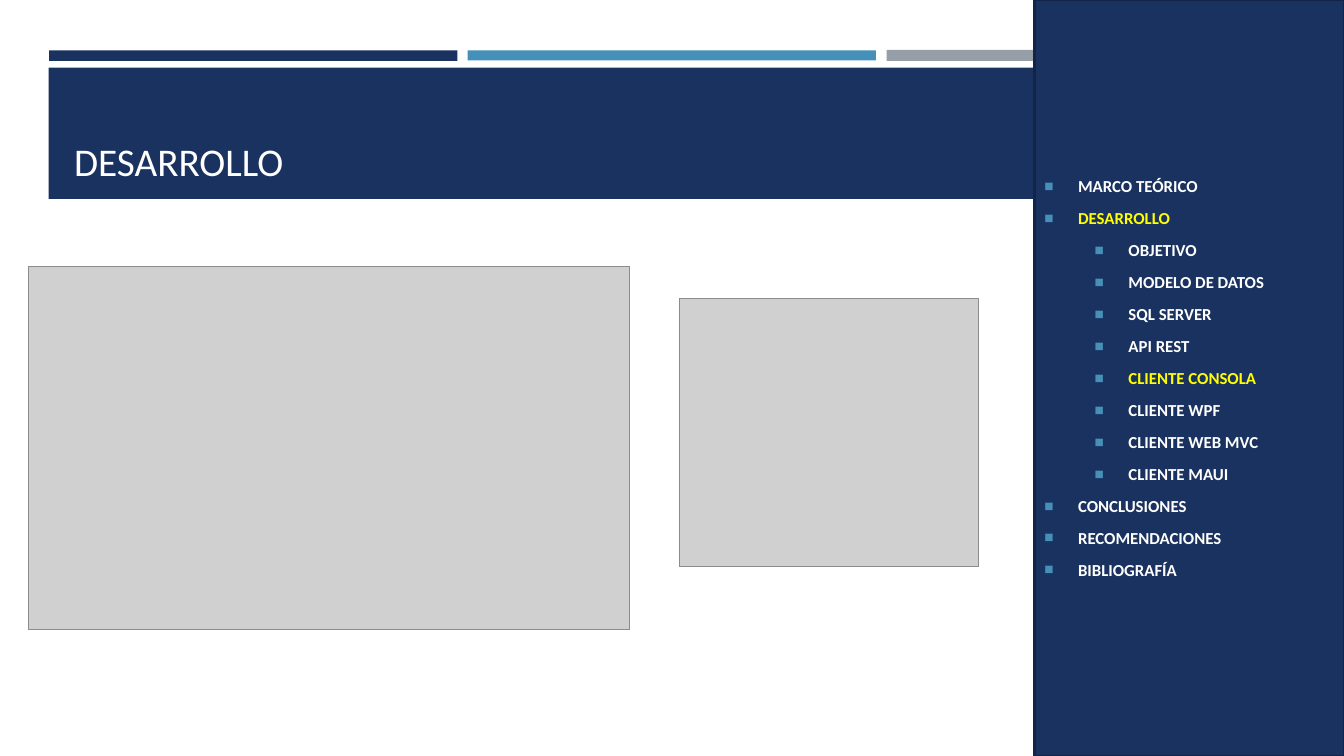
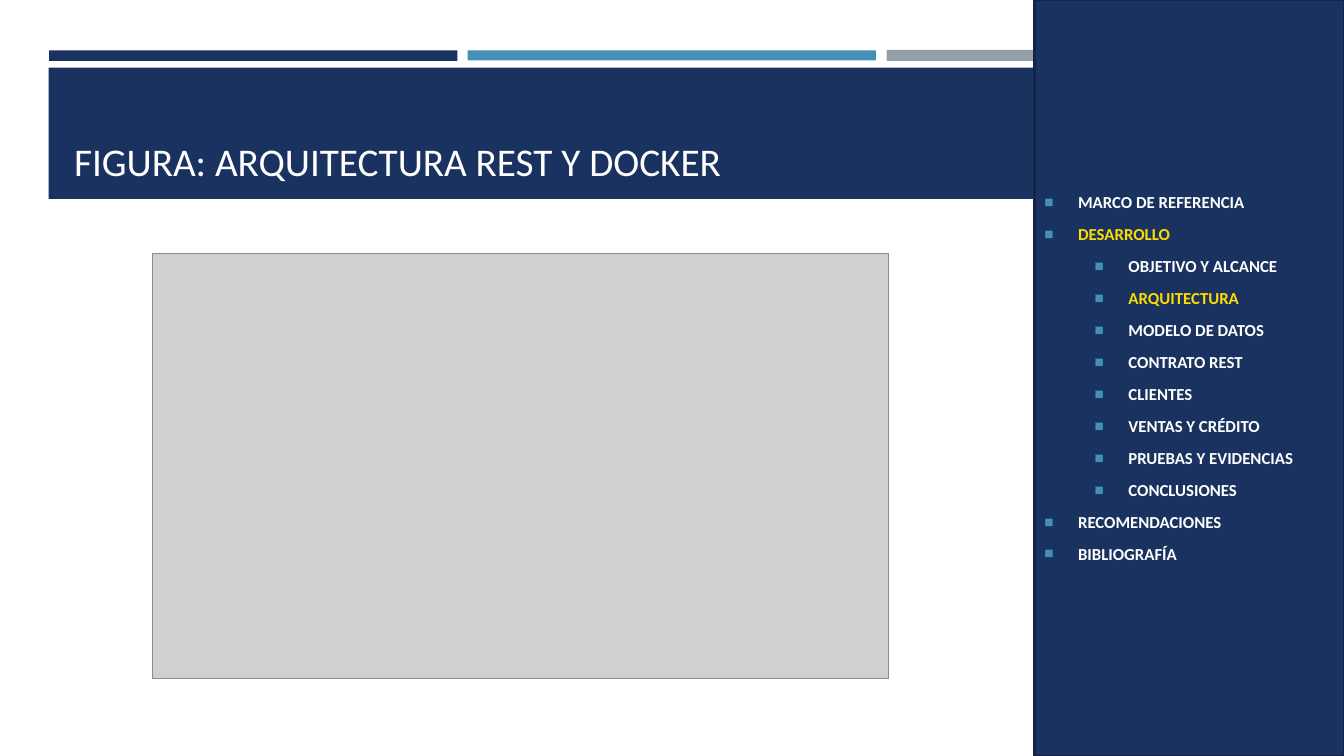
Before and after one commit to gamurigm/examen-arq-1, a slide deck: slide 18 of 05. DOCUMENTACION/02. PRESENTACION/PRESENTACION_CELULAR_BDDLOCAL_RESTFUL_DOTNET_GR09.pptx (slide 20 before the commit). Drawn at 1344x756 pixels with LibreOffice and Linux fonts; fonts in the diff are those of the drawing; grey boxes stand for pictures. Boxes give left, top, right and bottom in pixels: in the first picture for what was removed or moved away, otherwise in the second. Text is boxed around its words. In the diff, an @@ line names an element or a change of style, - is before the commit and + after.

```diff
--- a/05. DOCUMENTACION/02. PRESENTACION/PRESENTACION_CELULAR_BDDLOCAL_RESTFUL_DOTNET_GR09.pptx
+++ b/05. DOCUMENTACION/02. PRESENTACION/PRESENTACION_CELULAR_BDDLOCAL_RESTFUL_DOTNET_GR09.pptx
@@ title at [74,150,721,182]: text changed @@
-DESARROLLO
+FIGURA: ARQUITECTURA REST Y DOCKER
@@ text in rectangle at [1078,197,1245,208]: text changed @@
-■ MARCO TEÓRICO
+■ MARCO DE REFERENCIA
@@ text in rectangle at [1078,229,1236,496]: text colour #FFFF00 to #FFDC00 in "DESARROLLO"; indent changed @@
@@ picture removed at [28,266,630,629] @@
@@ picture added at [152,253,889,679] @@
@@ text in rectangle at [1128,261,1277,306]: text changed @@
-  ■ OBJETIVO
+  ■ OBJETIVO Y ALCANCE
+  ■ ARQUITECTURA
@@ picture removed at [680,298,979,568] @@
@@ text in rectangle at [1128,357,1293,464]: text changed @@
-  ■ SQL SERVER
-  ■ API REST
-  ■ CLIENTE CONSOLA
-  ■ CLIENTE WPF
-  ■ CLIENTE WEB MVC
-  ■ CLIENTE MAUI
+  ■ CONTRATO REST
+  ■ CLIENTES
+  ■ VENTAS Y CRÉDITO
+  ■ PRUEBAS Y EVIDENCIAS
```
Also in this commit, not shown: 17 other slides changed, 51 slides added, 26 slides removed, 9 other files.
